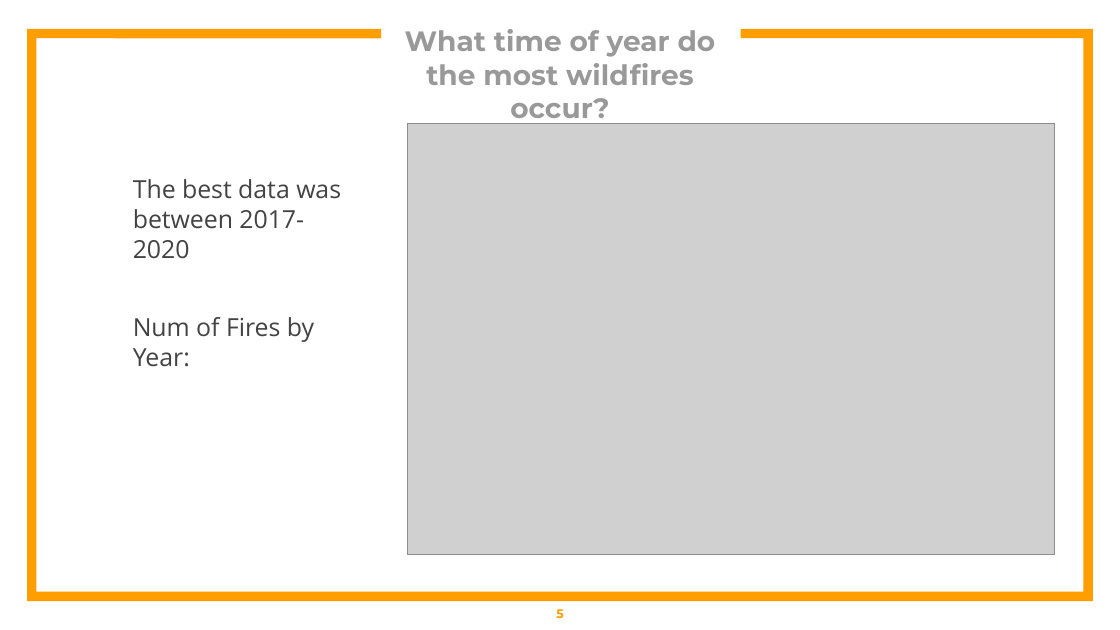
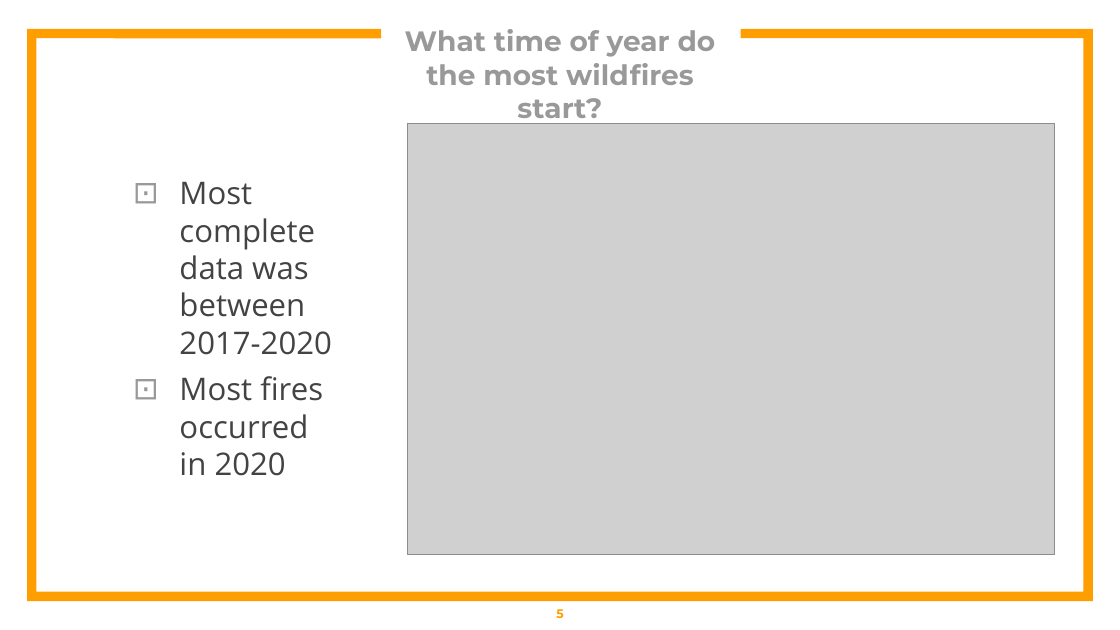
Before and after one commit to britt-emm/CGGroupProject, a slide deck: slide 5 of Wildfire_Group_Proj.pptx. Drawn at 1120x630 pixels with LibreOffice and Linux fonts; fonts in the diff are those of the drawing; grey boxes stand for pictures. Boxes give left, top, right and bottom in pixels: in the first picture for what was removed or moved away, otherwise in the second. Text is boxed around its words. In the diff, an @@ line names an element or a change of style, - is before the commit and + after.

```diff
--- a/Wildfire_Group_Proj.pptx
+++ b/Wildfire_Group_Proj.pptx
@@ text at [405, 29, 716, 126]: text changed @@
-What time of year do the most wildfires occur?
+What time of year do the most wildfires start?
@@ text at [179, 181, 331, 476]: text changed; size 16 to 20 pt @@
-The best data was between 2017-2020
-Num of Fires by Year:
+⊡ Most complete data was between 2017-2020
+⊡ Most fires occurred in 2020
```
Also in this commit, not shown: 8 other slides changed, 1 slide added, 37 slides removed.
